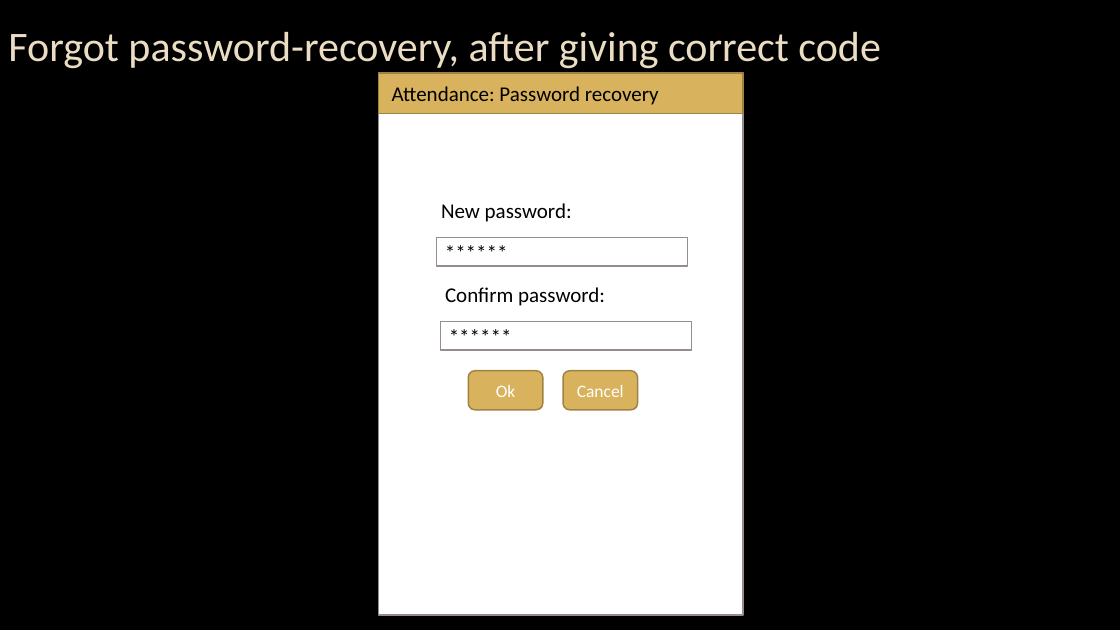
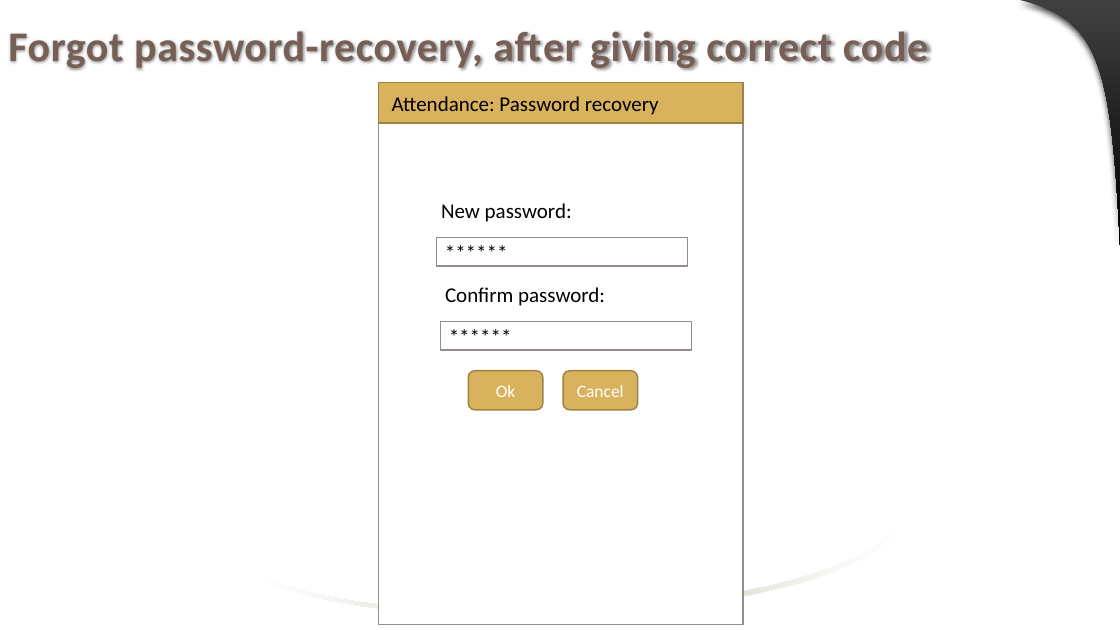
Before and after one commit to jaenudin86/Attendance, a slide deck: slide 7 of Attendance Wireframes.pptx. Drawn at 1120x630 pixels with LibreOffice and Linux fonts; fonts in the diff are those of the drawing; background and template pictures are left out. Boxes give left, top, right and bottom in pixels: in the first picture for what was removed or moved away, otherwise in the second. Text is boxed around its words. In the diff, an @@ line names an element or a change of style, - is before the commit and + after.

```diff
--- a/Attendance Wireframes.pptx
+++ b/Attendance Wireframes.pptx
@@ background picture (left out) to #FFFFFF @@
@@ title "Forgot password-recovery, after giving correct ..." at [8, 31, 928, 70]: text colour #EBDDC3 to #775F55, letter spacing 0 to 0.5 pt, letter outline #404040 0.75 pt to none, bold on @@
@@ freeform shape added at [1020, 0, 1120, 245], fill gradient #414141 to #000000 @@
@@ rectangle "Attendance: Password recovery": place and size @@
-rectangle "Attendance: Password recovery" at [379, 73, 744, 113]
+rectangle "Attendance: Password recovery" at [379, 82, 744, 123]
@@ rectangle: place and size @@
-rectangle at [379, 73, 744, 616]
+rectangle at [379, 82, 744, 625]
@@ freeform shape added at [262, 532, 892, 616], fill gradient #FFFFFF to #9CB084 @@
```
Also in this commit, not shown: 35 other slides changed, 7 slides added, 3 slides removed, 1 other file.
